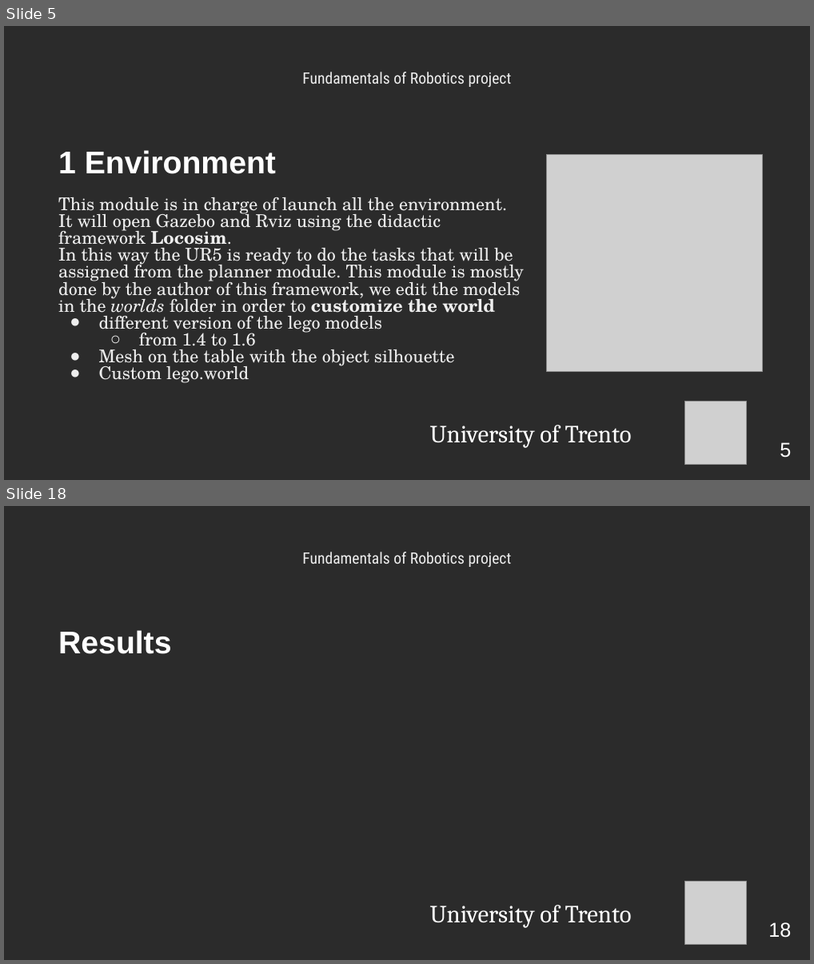
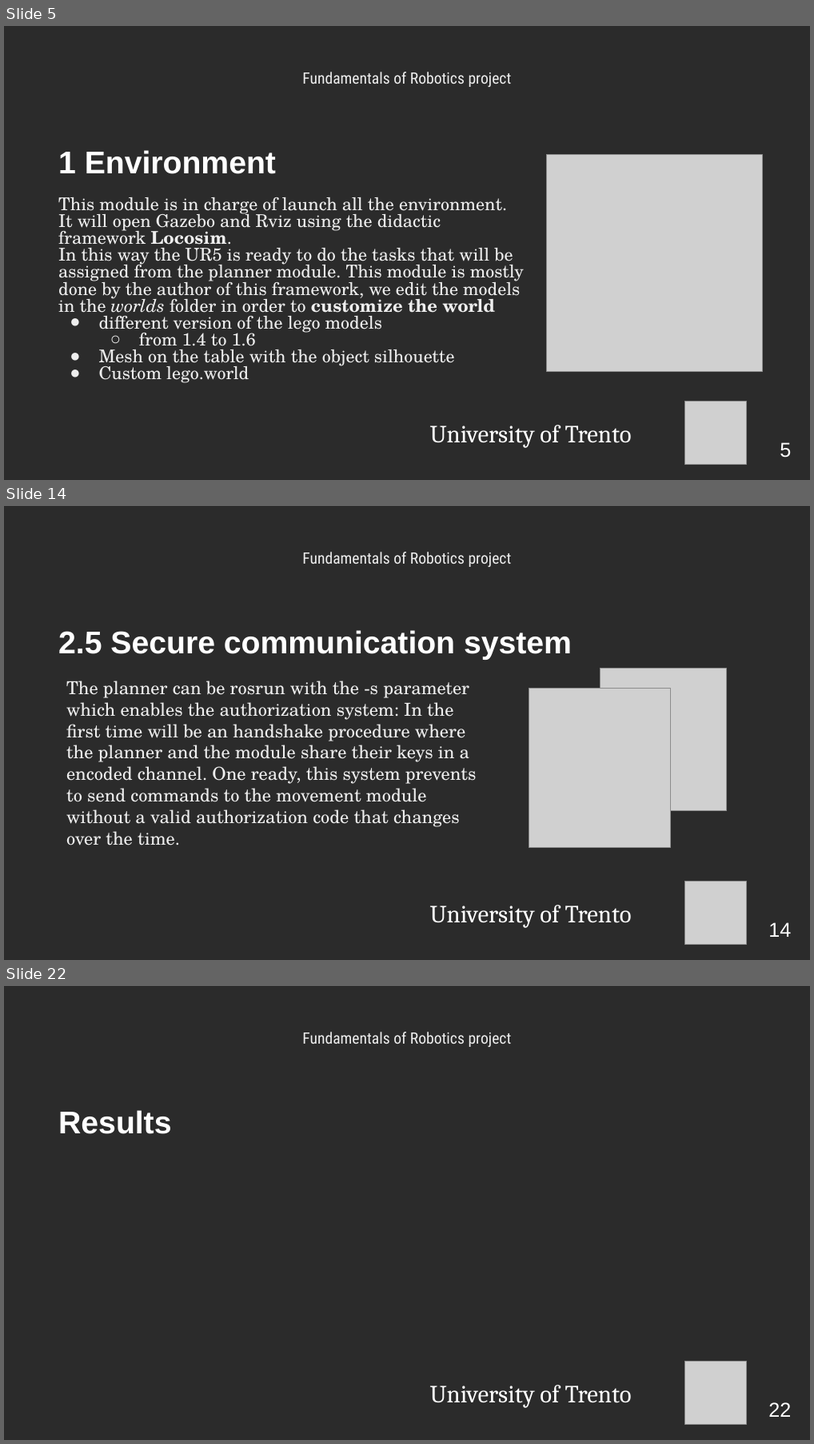
Before and after one commit to LordBions/Robotics_ICE23_UNITN, a slide deck: Documents/Robotics.pptx. Shown one above the other, each under a label of ours: slides 5 and 18 before the commit, slides 5, 14 and 22 after it; the slides between them are not shown. The pictures are 814x964 and 814x1444 pixels, drawn with LibreOffice and Linux fonts; fonts in the diff are those of the drawing; grey boxes stand for pictures; background and template pictures are left out; a plain dark background stands for a picture behind light text. Boxes give left, top, right and bottom in pixels: in the first picture for what was removed or moved away, otherwise in the second. Text is boxed around its words. In the diff, an @@ line names an element or a change of style, - is before the commit and + after.

```diff
--- a/Documents/Robotics.pptx
+++ b/Documents/Robotics.pptx
@@ slide 14 added at box(4, 506, 810, 960), background picture (left out) @@
@@ text added at box(302, 552, 512, 567), 14 pt, text #EEEEEE @@
+Fundamentals of Robotics project
@@ text added at box(58, 630, 572, 660), 28 pt, text #FFFFFF, bold @@
+2.5 Secure communication system
@@ picture added at box(600, 668, 726, 811) @@
@@ text added at box(66, 680, 477, 845), 16 pt, text #EEEEEE @@
+The planner can be rosrun with the -s parameter which enables the authorization system: In the first time will be an handshake procedure where the planner and the module share their keys in a encoded channel. One ready, this system prevents to send commands to the movement module without a valid authorization code that changes over the time.
@@ picture added at box(529, 688, 670, 847) @@
@@ picture added at box(685, 881, 746, 944) @@
@@ text added at box(430, 904, 632, 928), 22 pt, text #FFFFFF @@
+University of Trento
@@ page number added at box(769, 922, 791, 936), 18 pt, text #FFFFFF @@
+14
@@ what was slide 18 is now slide 22 @@
@@ page number at box(769, 1402, 791, 1416): text changed @@
-18
+22
```
Also in this commit, not shown: 16 slides changed, 3 other slides added, 6 other files.
